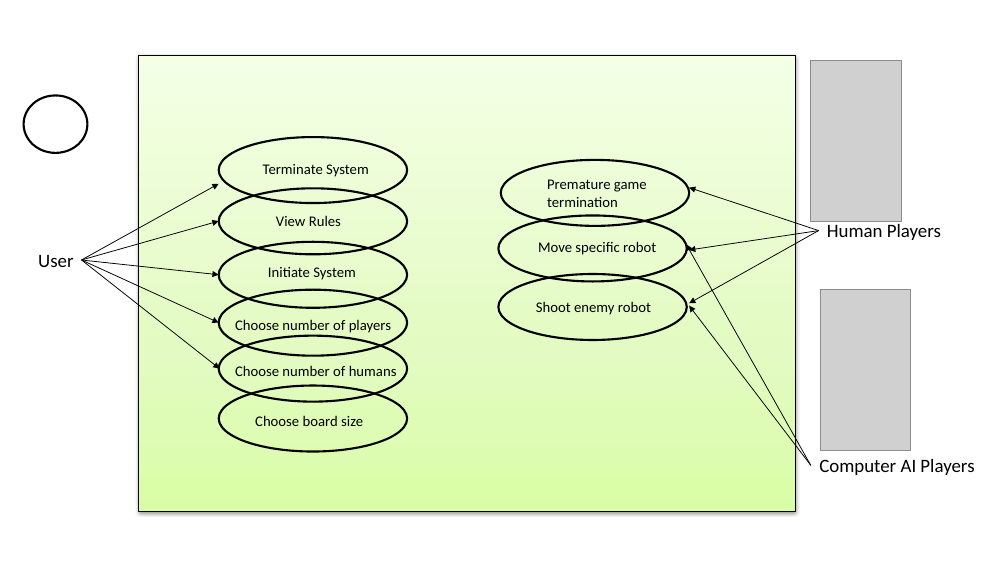
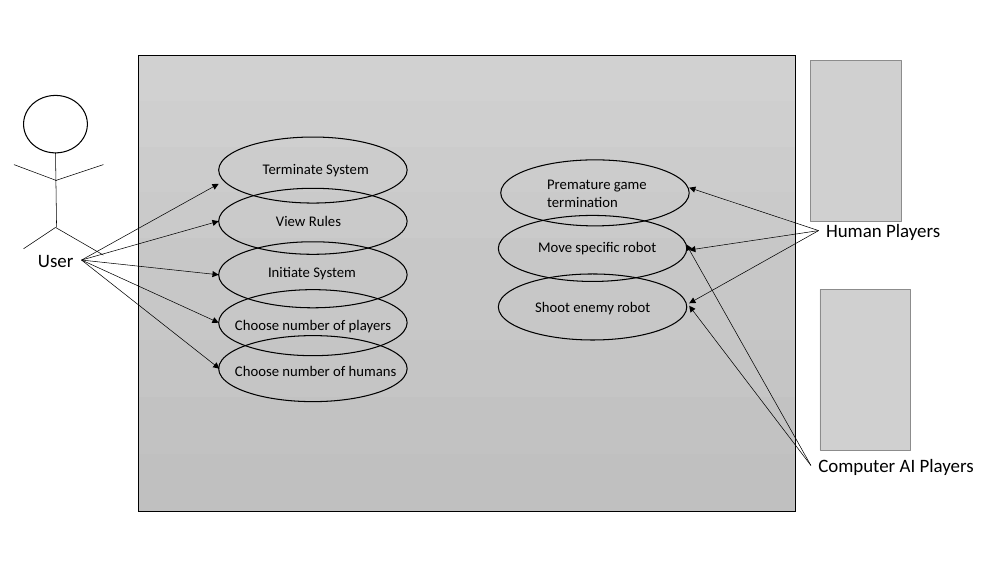
Before and after one commit to LucrativeHippo/BattleBots, a slide deck: slide 1 of doc/requiremnetsPics.pptx. Drawn at 1008x567 pixels with LibreOffice and Linux fonts; fonts in the diff are those of the drawing; grey boxes stand for pictures. Boxes give left, top, right and bottom in pixels: in the first picture for what was removed or moved away, otherwise in the second. Text is boxed around its words. In the diff, an @@ line names an element or a change of style, - is before the commit and + after.

```diff
--- a/doc/requiremnetsPics.pptx
+++ b/doc/requiremnetsPics.pptx
@@ rectangle at (139, 56, 796, 512): fill gradient #DAFDA7 to #E4FCC2 to #F5FFE7 to gradient #D2D2D2 to #C8C8C8 to #C0C0C0; outline #000000 0.75 pt to #000000 0.5 pt; shadow off @@
@@ outline #000000 2 pt to #000000 1 pt in 9 elements at (219, 242, 407, 308), (219, 290, 407, 355), (219, 336, 407, 402), (219, 188, 407, 254), (219, 137, 407, 203), (498, 216, 687, 281), (498, 274, 687, 340), (501, 160, 689, 226), (23, 95, 88, 153) @@
@@ line added from (57, 181) to (14, 165), #000000 0.5 pt @@
@@ line added from (55, 153) to (57, 228), #000000 0.5 pt @@
@@ line added from (55, 181) to (104, 165), #000000 0.5 pt @@
@@ arrow (82, 260) - (219, 184): stroke #000000 0.75 pt to #000000 0.5 pt @@
@@ arrow (819, 231) - (690, 188): stroke #000000 0.75 pt to #000000 0.5 pt @@
@@ line added from (55, 228) to (23, 249), #000000 0.5 pt @@
@@ line added from (55, 228) to (104, 255), #000000 0.5 pt @@
@@ arrow (82, 260) - (219, 222): stroke #000000 0.75 pt to #000000 0.5 pt @@
@@ arrow (819, 231) - (690, 250): stroke #000000 0.75 pt to #000000 0.5 pt @@
@@ arrow (819, 231) - (690, 303): stroke #000000 0.75 pt to #000000 0.5 pt @@
@@ arrow (82, 260) - (219, 274): stroke #000000 0.75 pt to #000000 0.5 pt @@
@@ arrow (82, 260) - (219, 323): stroke #000000 0.75 pt to #000000 0.5 pt @@
@@ arrow (82, 260) - (219, 369): stroke #000000 0.75 pt to #000000 0.5 pt @@
@@ arrow (811, 466) - (687, 244): stroke #000000 0.75 pt to #000000 0.5 pt @@
@@ arrow (811, 466) - (690, 306): stroke #000000 0.75 pt to #000000 0.5 pt @@
@@ ellipse removed at (219, 386, 407, 451) @@
@@ text removed at (255, 415, 363, 426) @@
-Choose board size
```
Also in this commit, not shown: 4 other slides changed, 4 slides added.
